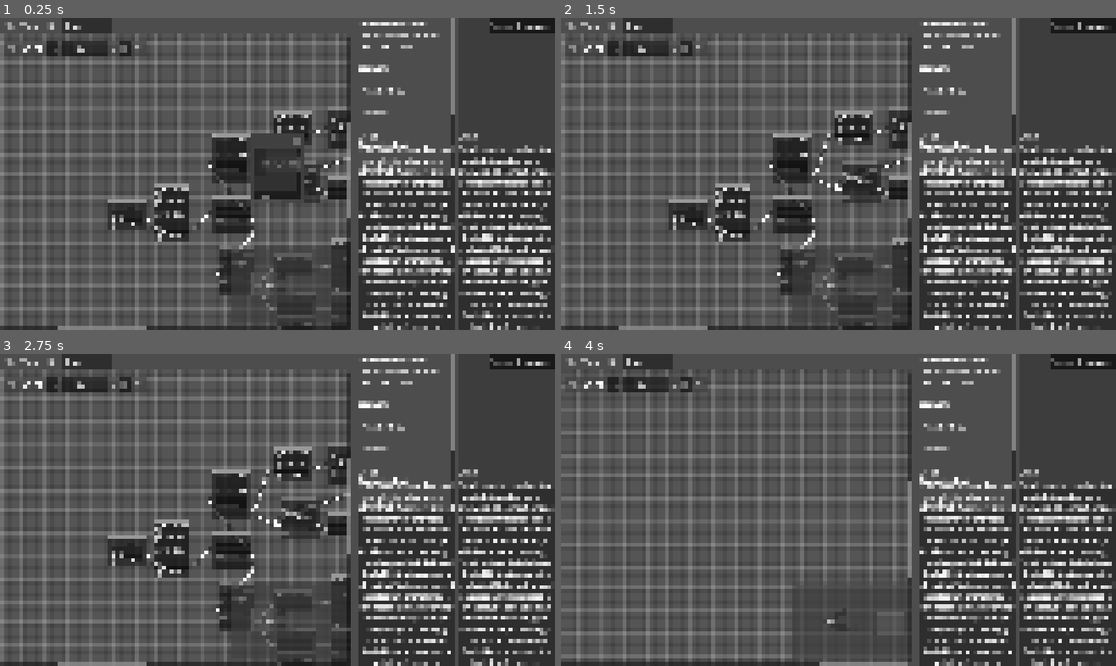
Above: before the commit, frames 1-4 (two rows, left to right).
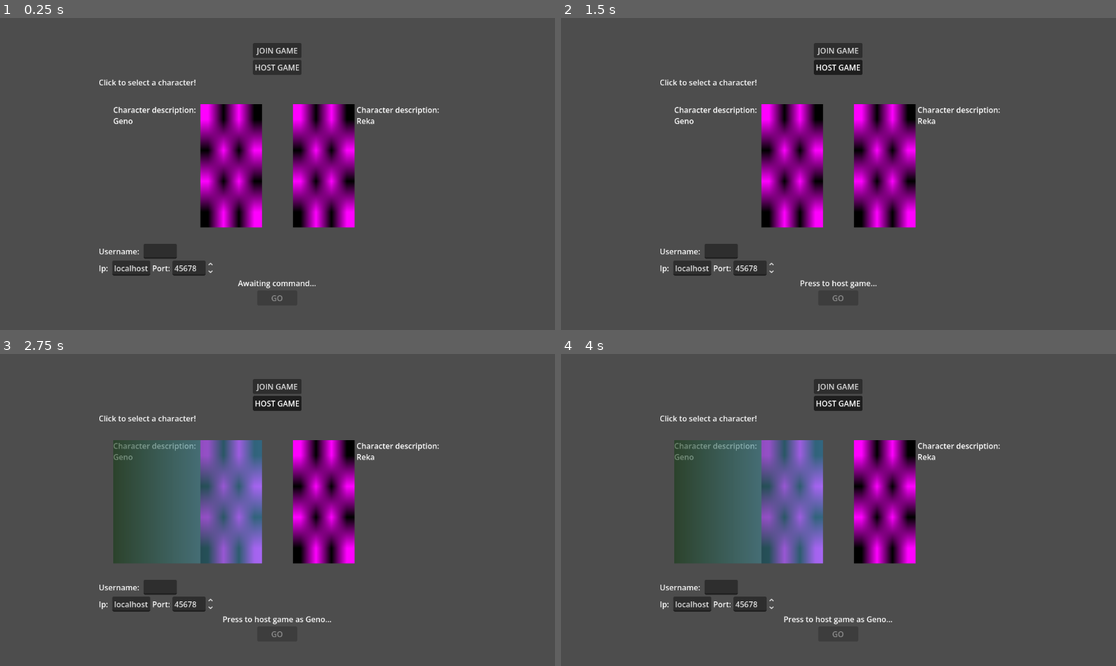
Above: after the commit, the same moments.

Repository: Roboticy3/Louder
Game: Godot game, scene res://demos/september/main_menu.tscn
The game is run twice, just before and just after one commit, with the same random seed, the same clock (stepped at 60 frames per second) and the same inputs. Before the commit the project starts from res://proto_simulator/proto_simulator_wrapper.tscn.
Inputs (mouse positions are in pixels of both pictures, inside the frame that each line leads up to):
- Up to frame 1 (0.25 s): no input
- Up to frame 2 (1.5 s): click (838, 49) at 0.5 s, where only the run after the commit has a clickable "JOIN GAME"; click (838, 67) at 1.25 s, where only the run after the commit has a clickable "HOST GAME"
- Up to frame 3 (2.75 s): click (188, 500) at 2.02 s
- Up to frame 4 (4 s): click (749, 500) at 2.77 s; click (894, 625) at 3.5 s, where only the run before the commit has a clickable "Start"

The runs differ from the first frame. In frame 1, 48% of the frame differs, in the area x 0-100%, y 0-100%; in frame 2, 48%; in frame 3, 50%; in frame 4, 48%.

Commit message:
demo menu for multiplayer

Diff:
--- /dev/null
+++ b/editor/demos/september/main_menu.tscn
@@ -0,0 +1,194 @@
+[gd_scene format=3 uid="uid://262tuwnn0nqs"]
+
+[ext_resource type="Script" uid="uid://ybu0cnnjqu7b" path="res://demos/september/main_menu_starter.gd" id="1_cv508"]
+
+[sub_resource type="ButtonGroup" id="ButtonGroup_cv508"]
+
+[sub_resource type="PlaceholderTexture2D" id="PlaceholderTexture2D_nunj6"]
+size = Vector2(128, 256)
+
+[sub_resource type="ButtonGroup" id="ButtonGroup_rhy6e"]
+
+[sub_resource type="Gradient" id="Gradient_wnrnk"]
+colors = PackedColorArray(0.09167641, 0.23872939, 0.094743915, 0.6039216, 0.35989198, 0.729787, 0.9102842, 0.54901963)
+
+[sub_resource type="GradientTexture2D" id="GradientTexture2D_ybclp"]
+gradient = SubResource("Gradient_wnrnk")
+
+[sub_resource type="Gradient" id="Gradient_rhy6e"]
+colors = PackedColorArray(0, 0, 0, 0.6039216, 0.48179054, 0.48178917, 0.48178917, 0.54901963)
+
+[sub_resource type="GradientTexture2D" id="GradientTexture2D_aeouo"]
+gradient = SubResource("Gradient_rhy6e")
+
+[sub_resource type="Gradient" id="Gradient_cv508"]
+colors = PackedColorArray(0, 0, 0, 0.6039216, 1, 1, 1, 0.54901963)
+
+[sub_resource type="GradientTexture2D" id="GradientTexture2D_cv508"]
+gradient = SubResource("Gradient_cv508")
+
+[sub_resource type="Gradient" id="Gradient_aeouo"]
+colors = PackedColorArray(0.6344339, 0.58320415, 0.15541378, 0.6039216, 0.9361496, 0.4612704, 0.44252193, 0.54901963)
+
+[sub_resource type="GradientTexture2D" id="GradientTexture2D_wnrnk"]
+gradient = SubResource("Gradient_aeouo")
+
+[node name="MainMenu" type="Control" unique_id=550762822]
+layout_mode = 3
+anchors_preset = 15
+anchor_right = 1.0
+anchor_bottom = 1.0
+grow_horizontal = 2
+grow_vertical = 2
+
+[node name="VBoxContainer" type="VBoxContainer" parent="." unique_id=191694602]
+layout_mode = 1
+anchors_preset = 8
+anchor_left = 0.5
+anchor_top = 0.5
+anchor_right = 0.5
+anchor_bottom = 0.5
+offset_left = -371.0
+offset_top = -66.0
+offset_right = 371.0
+offset_bottom = 66.0
+grow_horizontal = 2
+grow_vertical = 2
+
+[node name="MultiplayerOptions" type="VBoxContainer" parent="VBoxContainer" unique_id=659374955]
+layout_mode = 2
+size_flags_horizontal = 4
+
+[node name="Button" type="Button" parent="VBoxContainer/MultiplayerOptions" unique_id=970546172]
+layout_mode = 2
+toggle_mode = true
+button_group = SubResource("ButtonGroup_cv508")
+text = "JOIN GAME"
+
+[node name="Button2" type="Button" parent="VBoxContainer/MultiplayerOptions" unique_id=639502323]
+layout_mode = 2
+toggle_mode = true
+button_group = SubResource("ButtonGroup_cv508")
+text = "HOST GAME"
+
+[node name="CharacterSelect" type="VBoxContainer" parent="VBoxContainer" unique_id=1331463917]
+layout_mode = 2
+
+[node name="Label" type="Label" parent="VBoxContainer/CharacterSelect" unique_id=289823913]
+layout_mode = 2
+text = "Click to select a character!"
+
+[node name="HBoxContainer" type="HBoxContainer" parent="VBoxContainer/CharacterSelect" unique_id=1382645569]
+layout_mode = 2
+
+[node name="MarginContainer" type="MarginContainer" parent="VBoxContainer/CharacterSelect/HBoxContainer" unique_id=1265114538]
+layout_mode = 2
+size_flags_horizontal = 3
+
+[node name="Panel" type="HBoxContainer" parent="VBoxContainer/CharacterSelect/HBoxContainer/MarginContainer" unique_id=294684123]
+layout_mode = 2
+size_flags_horizontal = 3
+
+[node name="RichTextLabel" type="RichTextLabel" parent="VBoxContainer/CharacterSelect/HBoxContainer/MarginContainer/Panel" unique_id=747362015]
+layout_mode = 2
+size_flags_horizontal = 3
+text = "Character description: Geno"
+
+[node name="TextureRect" type="TextureRect" parent="VBoxContainer/CharacterSelect/HBoxContainer/MarginContainer/Panel" unique_id=1559602029]
+layout_mode = 2
+texture = SubResource("PlaceholderTexture2D_nunj6")
+
+[node name="TextureButton" type="TextureButton" parent="VBoxContainer/CharacterSelect/HBoxContainer/MarginContainer" unique_id=865076446]
+layout_mode = 2
+size_flags_horizontal = 3
+toggle_mode = true
+button_group = SubResource("ButtonGroup_rhy6e")
+texture_pressed = SubResource("GradientTexture2D_ybclp")
+texture_hover = SubResource("GradientTexture2D_aeouo")
+texture_disabled = SubResource("GradientTexture2D_cv508")
+stretch_mode = 6
+
+[node name="MarginContainer2" type="MarginContainer" parent="VBoxContainer/CharacterSelect/HBoxContainer" unique_id=439794251]
+layout_mode = 2
+size_flags_horizontal = 3
+
+[node name="Panel" type="HBoxContainer" parent="VBoxContainer/CharacterSelect/HBoxContainer/MarginContainer2" unique_id=1878198697]
+layout_mode = 2
+size_flags_horizontal = 3
+
+[node name="TextureRect" type="TextureRect" parent="VBoxContainer/CharacterSelect/HBoxContainer/MarginContainer2/Panel" unique_id=99596812]
+layout_mode = 2
+texture = SubResource("PlaceholderTexture2D_nunj6")
+
+[node name="RichTextLabel" type="RichTextLabel" parent="VBoxContainer/CharacterSelect/HBoxContainer/MarginContainer2/Panel" unique_id=1858807235]
+layout_mode = 2
+size_flags_horizontal = 3
+text = "Character description: Reka"
+
+[node name="TextureButton" type="TextureButton" parent="VBoxContainer/CharacterSelect/HBoxContainer/MarginContainer2" unique_id=1543593442]
+layout_mode = 2
+size_flags_horizontal = 3
+toggle_mode = true
+button_group = SubResource("ButtonGroup_rhy6e")
+texture_pressed = SubResource("GradientTexture2D_wnrnk")
+texture_hover = SubResource("GradientTexture2D_aeouo")
+texture_disabled = SubResource("GradientTexture2D_cv508")
+stretch_mode = 6
+
+[node name="Confirmation" type="VBoxContainer" parent="VBoxContainer" unique_id=498766543]
+layout_mode = 2
+
+[node name="VBoxContainer" type="VBoxContainer" parent="VBoxContainer/Confirmation" unique_id=1838478584]
+layout_mode = 2
+
+[node name="HBoxContainer" type="HBoxContainer" parent="VBoxContainer/Confirmation/VBoxContainer" unique_id=416041778]
+layout_mode = 2
+
+[node name="Label" type="Label" parent="VBoxContainer/Confirmation/VBoxContainer/HBoxContainer" unique_id=1659493102]
+layout_mode = 2
+text = "Username: "
+
+[node name="LineEdit" type="LineEdit" parent="VBoxContainer/Confirmation/VBoxContainer/HBoxContainer" unique_id=717580911]
+layout_mode = 2
+
+[node name="HBoxContainer2" type="HBoxContainer" parent="VBoxContainer/Confirmation/VBoxContainer" unique_id=478965857]
+layout_mode = 2
+
+[node name="Label" type="Label" parent="VBoxContainer/Confirmation/VBoxContainer/HBoxContainer2" unique_id=650797448]
+layout_mode = 2
+text = "Ip: "
+
+[node name="LineEdit" type="LineEdit" parent="VBoxContainer/Confirmation/VBoxContainer/HBoxContainer2" unique_id=814988841]
+layout_mode = 2
+text = "localhost"
+expand_to_text_length = true
+
+[node name="Label2" type="Label" parent="VBoxContainer/Confirmation/VBoxContainer/HBoxContainer2" unique_id=47428873]
+layout_mode = 2
+text = "Port:"
+
+[node name="LineEdit2" type="SpinBox" parent="VBoxContainer/Confirmation/VBoxContainer/HBoxContainer2" unique_id=426855065]
+layout_mode = 2
+max_value = 65535.0
+value = 45678.0
+
+[node name="Label" type="Label" parent="VBoxContainer/Confirmation" unique_id=1810265427 groups=["progress_message_listener"]]
+layout_mode = 2
+text = "Awaiting command...."
+horizontal_alignment = 1
+
+[node name="Button" type="Button" parent="VBoxContainer/Confirmation" unique_id=2031063729 groups=["progress_status_listener"]]
+layout_mode = 2
+size_flags_horizontal = 4
+text = "      GO      "
+
+[node name="MainMenuStarter" type="Node" parent="." unique_id=1882237254]
+script = ExtResource("1_cv508")
+
+[connection signal="pressed" from="VBoxContainer/MultiplayerOptions/Button" to="MainMenuStarter" method="set_mode" binds= [1]]
+[connection signal="pressed" from="VBoxContainer/MultiplayerOptions/Button2" to="MainMenuStarter" method="set_mode" binds= [2]]
+[connection signal="pressed" from="VBoxContainer/CharacterSelect/HBoxContainer/MarginContainer/TextureButton" to="MainMenuStarter" method="set_play_as" binds= ["Geno"]]
+[connection signal="pressed" from="VBoxContainer/CharacterSelect/HBoxContainer/MarginContainer2/TextureButton" to="MainMenuStarter" method="set_play_as" binds= ["Reka"]]
+[connection signal="text_changed" from="VBoxContainer/Confirmation/VBoxContainer/HBoxContainer/LineEdit" to="MainMenuStarter" method="set_username"]
+[connection signal="text_changed" from="VBoxContainer/Confirmation/VBoxContainer/HBoxContainer2/LineEdit" to="MainMenuStarter" method="set_server_ip"]
+[connection signal="value_changed" from="VBoxContainer/Confirmation/VBoxContainer/HBoxContainer2/LineEdit2" to="MainMenuStarter" method="set_server_port"]
--- /dev/null
+++ b/editor/demos/september/main_menu_starter.gd
@@ -0,0 +1,75 @@
+extends Node
+
+enum StarterMode {
+	NONE = 0,
+	JOIN,
+	HOST
+}
+var mode := StarterMode.NONE
+
+var play_as := ""
+var username := ""
+
+@export var progress_message_listener_group := &"progress_message_listener"
+@export var progress_status_listener_group := &"progress_status_listener"
+
+func _ready():
+	validate()
+
+func set_mode(to:StarterMode):
+	mode = to
+	validate()
+
+func set_play_as(to:String):
+	play_as = to
+	if mode == StarterMode.NONE:
+		mode = StarterMode.JOIN
+	validate()
+
+func set_username(to:String):
+	username = to
+	if mode == StarterMode.NONE:
+		mode = StarterMode.JOIN
+	validate()
+
+func validate():
+	get_tree().call_group(progress_status_listener_group, &"set", &"disabled", get_progress_disabled())
+	get_tree().call_group(progress_message_listener_group, &"set", &"text", get_progress_text())
+
+func get_progress_disabled() -> bool:
+	if mode == StarterMode.NONE:
+		return true
+	if mode == StarterMode.JOIN:
+		if MerchantNetworkHandler.server_ip == "":
+			return true
+	if play_as.is_empty():
+		return true
+	if username.is_empty():
+		return true
+	return false
+
+func set_server_ip(to:String) -> void:
+	MerchantNetworkHandler.server_ip = to
+
+func set_server_port(to:int) -> void:
+	MerchantNetworkHandler.server_port = to
+
+func get_progress_text() -> String:
+	var part1 := ""
+	match mode:
+		StarterMode.NONE:
+			part1 = "Awaiting command"
+		StarterMode.JOIN:
+			part1 = "Press to join game"
+		StarterMode.HOST:
+			part1 = "Press to host game"
+
+	var part2 := ""
+	if !play_as.is_empty():
+		part2 = " as %s" % [play_as]
+
+	var full := part1 + part2 + "..."
+	return full
+
+func start():
+	pass
--- /dev/null
+++ b/editor/demos/september/merchant.tscn
@@ -0,0 +1,77 @@
+[gd_scene format=3 uid="uid://cj44xlqqbvgwd"]
+
+[ext_resource type="PackedScene" uid="uid://dfuvngpcvkh4u" path="res://proto_simulator/proto_simulator_ui_mockup.tscn" id="1_sggte"]
+[ext_resource type="Script" uid="uid://inieasxjm4nb" path="res://proto_simulator/ps_conversation.gd" id="2_j6hxa"]
+[ext_resource type="Script" uid="uid://dshl0su1su5xe" path="res://proto_simulator/ps_simulator.gd" id="3_yxm24"]
+[ext_resource type="Script" uid="uid://cbiclxd6bqxa4" path="res://proto_simulator/ps_controller.gd" id="4_e0tjo"]
+[ext_resource type="Script" uid="uid://b8jjbbtjemx6g" path="res://proto_simulator/ps_config.gd" id="5_cwy78"]
+
+[node name="Merchant" type="Node2D" unique_id=438456980]
+
+[node name="Background" type="Sprite2D" parent="." unique_id=2097716038]
+
+[node name="CanvasLayer" type="CanvasLayer" parent="." unique_id=568881789]
+
+[node name="GridContainer" type="HBoxContainer" parent="CanvasLayer" unique_id=755534365]
+anchors_preset = 15
+anchor_right = 1.0
+anchor_bottom = 1.0
+grow_horizontal = 2
+grow_vertical = 2
+
+[node name="Geno" type="Control" parent="CanvasLayer/GridContainer" unique_id=959161158]
+layout_mode = 2
+size_flags_horizontal = 3
+size_flags_vertical = 3
+
+[node name="Control" parent="CanvasLayer/GridContainer/Geno" unique_id=644629500 node_paths=PackedStringArray("controller") instance=ExtResource("1_sggte")]
+layout_mode = 1
+controller = NodePath("../../../../Louder/PSSimulator/PSControllerGeno")
+
+[node name="Spacer" type="Control" parent="CanvasLayer/GridContainer" unique_id=1258300025]
+layout_mode = 2
+size_flags_horizontal = 3
+size_flags_vertical = 3
+size_flags_stretch_ratio = 2.5
+
+[node name="Reka" type="Control" parent="CanvasLayer/GridContainer" unique_id=1193151555]
+layout_mode = 2
+size_flags_horizontal = 3
+size_flags_vertical = 3
+
+[node name="Control" parent="CanvasLayer/GridContainer/Reka" unique_id=363781952 node_paths=PackedStringArray("controller") instance=ExtResource("1_sggte")]
+layout_mode = 1
+offset_top = -2.0
+offset_bottom = -2.0
+controller = NodePath("../../../../Louder/PSSimulator/PSControllerReka")
+
+[node name="Louder" type="Node" parent="." unique_id=1182843821]
+
+[node name="PSConversation" type="Node" parent="Louder" unique_id=865668930]
+script = ExtResource("2_j6hxa")
+
+[node name="PSSimulator" type="Node" parent="Louder" unique_id=1384491718 node_paths=PackedStringArray("conversation") groups=["conversation_changed_listener"]]
+script = ExtResource("3_yxm24")
+conversation_path = "res://demos/conversations/merchant.json"
+conversation = NodePath("../PSConversation")
+reset_state_on_ready = true
+
+[node name="PSControllerGeno" type="Node" parent="Louder/PSSimulator" unique_id=1253143326 node_paths=PackedStringArray("simulator", "config")]
+script = ExtResource("4_e0tjo")
+simulator = NodePath("..")
+config = NodePath("../../PSConfig")
+speak_as = PackedStringArray("Geno")
+listen_to = PackedStringArray("Cage", "Good", "Inspiration", "Rhetoric", "Speed", "Evil")
+metadata/_custom_type_script = "uid://cbiclxd6bqxa4"
+
+[node name="PSControllerReka" type="Node" parent="Louder/PSSimulator" unique_id=756815288 node_paths=PackedStringArray("simulator", "config")]
+script = ExtResource("4_e0tjo")
+simulator = NodePath("..")
+config = NodePath("../../PSConfig")
+speak_as = PackedStringArray("Reka")
+listen_to = PackedStringArray("Power", "Soul", "Body", "Integumetary System", "Nervous System", "Skeletal System")
+metadata/_custom_type_script = "uid://cbiclxd6bqxa4"
+
+[node name="PSConfig" type="Node" parent="Louder" unique_id=1099561256 groups=["conversation_changed_listener"]]
+script = ExtResource("5_cwy78")
+metadata/_custom_type_script = "uid://b8jjbbtjemx6g"
--- /dev/null
+++ b/editor/demos/september/merchant_network_handler.gd
@@ -0,0 +1,16 @@
+extends Node
+
+var server_ip := "localhost"
+var server_port := 45678
+
+var peer:ENetMultiplayerPeer
+
+func start_server() -> void:
+	peer = ENetMultiplayerPeer.new()
+	peer.create_server(server_port)
+	multiplayer.multiplayer_peer = peer
+
+func create_client() -> void:
+	peer = ENetMultiplayerPeer.new()
+	peer.create_client(server_ip, server_port)
+	multiplayer.multiplayer_peer = peer
--- a/editor/project.godot
+++ b/editor/project.godot
@@ -11,7 +11,7 @@
 [application]
 
 config/name="CustomGraph"
-run/main_scene="uid://i5djwipicmob"
+run/main_scene="uid://262tuwnn0nqs"
 config/features=PackedStringArray("4.7", "GL Compatibility")
 config/icon="res://icon.svg"
 
@@ -19,6 +19,7 @@
 
 IdSystem="*uid://emcgvjw2xenp"
 NetworkEntityDefaults="*uid://bttyhihvjbpso"
+MerchantNetworkHandler="*uid://bxjm62v0fahhs"
 
 [gui]
 
--- a/editor/style/default.tres
+++ b/editor/style/default.tres
@@ -19,3 +19,7 @@
 CheckBox/styles/focus = SubResource("StyleBoxEmpty_rhcs5")
 GraphNode/styles/titlebar = SubResource("StyleBoxFlat_di7s0")
 GraphNode/styles/titlebar_selected = SubResource("StyleBoxEmpty_nsb74")
+MarginContainer/constants/margin_bottom = 30
+MarginContainer/constants/margin_left = 30
+MarginContainer/constants/margin_right = 30
+MarginContainer/constants/margin_top = 30
Not shown, added: editor/demos/september/main_menu_starter.gd.uid
Not shown, added: editor/demos/september/merchant_network_handler.gd.uid
